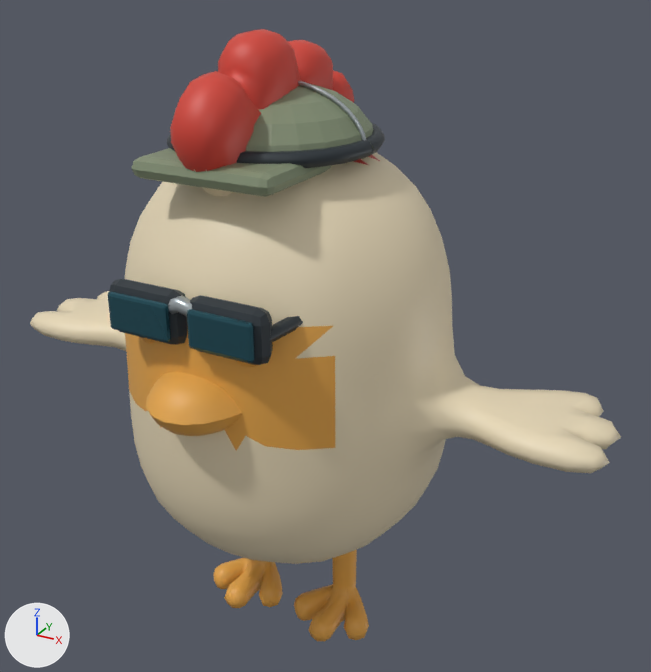
The glTF model assets/models/menu/chicken.glb as it was, and as the next commit left it.
Before and after are seen from a 50 mm lens placed at (1.258, -2.122, 2.04), pointed at (0.056, 0.063, 0.947). Lighting does not change. The marker at lower left points along +X, +Y and +Z. The first picture is the older version. Where no turn or scale is listed for an object, it has been applied to the vertices. Vertices at exactly the same position are counted once.

The first picture shows 'ChickenMesh', 'accessory_eyewear', 'accessory_headwear'.
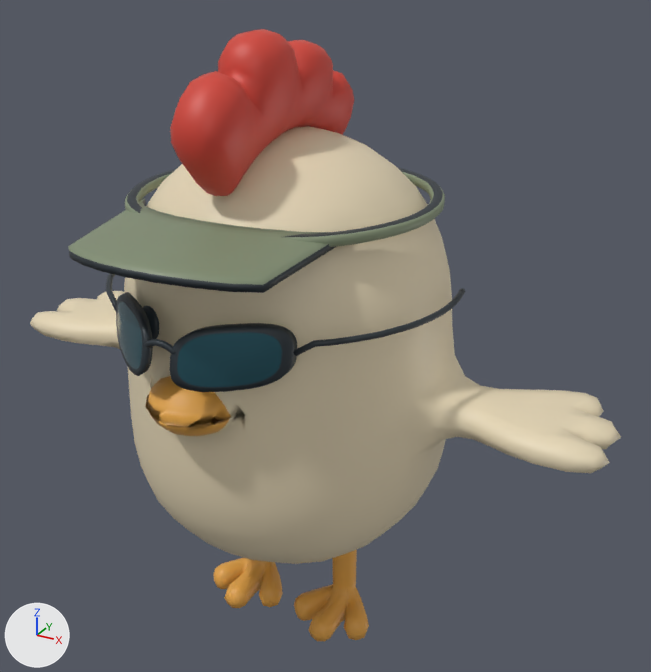
Pixel boxes (x1, y1, x2, y2) of what changed, in the pictures (651 x 672 px):
'accessory_headwear', reshaped (49% wider, 9% taller): before (132, 81, 385, 197); after (68, 167, 445, 293)
'accessory_eyewear', reshaped, moved: before (108, 279, 303, 365); after (106, 273, 465, 392)
part 1 of me_chickenmesh, reshaped: before (145, 391, 242, 432); after (152, 372, 242, 434)
part 2 of me_chickenmesh, recoloured (darker): before (194, 169, 232, 196); after (194, 129, 346, 196)
part 3 of me_chickenmesh, recoloured: before (354, 155, 380, 166); after (248, 126, 380, 169)
part 4 of me_chickenmesh, recoloured: before (125, 324, 335, 451); after (128, 292, 335, 451)
part 5 of me_chickenmesh, recoloured: before (141, 337, 257, 367); after (142, 306, 159, 339)
part 6 of me_chicken_micro_aviators_bridge, rebuilt (52% narrower, 27% taller): before (109, 279, 187, 345); after (116, 292, 153, 376)
part 7 of me_chicken_micro_aviators_bridge, added: after (170, 323, 297, 392)
part 8 of me_chicken_micro_aviators_bridge, added: after (144, 339, 175, 355)
part 9 of me_chicken_micro_aviators_bridge, added: after (106, 273, 117, 311)
part 10 of me_chicken_micro_aviators_bridge, added: after (293, 288, 465, 356)
part 11 of me_chicken_micro_aviators_bridge, deleted: before (168, 296, 192, 317)
part 12 of me_chicken_micro_aviators_bridge, deleted: before (108, 292, 303, 365)

Edits to the bpy script that builds the scene:
```text
Change me_chickenmesh:
    remove me_chickenmesh.from_pydata(...)  # 1972 vertices, 3916 faces; spans x -0.95..0.95, y -0.64..0.76, z 0.0..1.84
    add me_chickenmesh.from_pydata(...)  # 2045 vertices, 4080 faces; spans x -0.95..0.95, y -0.64..0.76, z 0.0..1.84
    me_chickenmesh part 1: 7 vertices removed from x -0.12..0.12, y -0.64..-0.56, z 0.98; 80 vertices added at x -0.13..0.13, y -0.54, z 0.9..1.06
    me_chickenmesh part 2: 89 faces spanning x -0.06..0.06, y -0.46..0.24, z 1.47..1.56 switch from mat_chicken___warm_ivory to mat_chicken___terracotta_comb
    me_chickenmesh part 3: 40 faces spanning x -0.25..0.25, y -0.3..0.2, z 1.5..1.59 switch from mat_chicken___terracotta_comb to mat_chicken___warm_ivory
    me_chickenmesh part 4: 118 faces spanning x -0.33..0.33, y -0.53..-0.35, z 0.87..1.21 switch from mat_chicken___ochre_beak_and_feet to mat_chicken___warm_ivory
    me_chickenmesh part 5: 384 faces spanning x -0.2..0.2, y -0.51..-0.47, z 1.1..1.2 switch from mat_chicken___ochre_beak_and_feet to mat_graphite___frames_and_webbing
Change me_chicken_micro_aviators_bridge:
    remove me_chicken_micro_aviators_bridge.from_pydata(...)  # 235 vertices, 418 faces; spans x -0.282..0.282, y -0.57..-0.145, z 1.128..1.273
    remove me_chicken_micro_aviators_bridge.materials.append(mat_hardware___brushed_titanium)  # grey #afb8bc
    add me_chicken_micro_aviators_bridge.from_pydata(...)  # 1148 vertices, 2276 faces; spans x -0.493..0.517, y -0.669..0.034, z 1.124..1.274
    me_chicken_micro_aviators_bridge part 6: the loose piece of 44 vertices spanning x -0.233..-0.007, y -0.553..-0.488, z 1.128..1.272 is rebuilt with 386 vertices and now spans x -0.251..-0.021, y -0.669..-0.472, z 1.124..1.274
    me_chicken_micro_aviators_bridge part 7: a new loose piece of 386 vertices spanning x 0.049..0.279, y -0.669..-0.471, z 1.124..1.274
    me_chicken_micro_aviators_bridge part 8: a new loose piece of 136 vertices spanning x -0.034..0.061, y -0.661..-0.64, z 1.21..1.243, in mat_graphite___frames_and_webbing_001 (greyish blue #2c353b)
    me_chicken_micro_aviators_bridge part 9: a new loose piece of 120 vertices spanning x -0.493..-0.246, y -0.493..0.034, z 1.192..1.232, in mat_graphite___frames_and_webbing_001 (greyish blue #2c353b)
    me_chicken_micro_aviators_bridge part 10: a new loose piece of 120 vertices spanning x 0.273..0.517, y -0.492..0.033, z 1.192..1.232, in mat_graphite___frames_and_webbing_001 (greyish blue #2c353b)
    me_chicken_micro_aviators_bridge part 11: the loose piece of 18 vertices spanning x -0.051..0.051, y -0.57..-0.512, z 1.215..1.273 is deleted
    me_chicken_micro_aviators_bridge part 12: 173 vertices removed from x -0.282..0.282, y -0.567..-0.145, z 1.128..1.272
    remove me_chicken_micro_aviators_bridge.materials.append(mat_graphite___frames_and_webbing)  # greyish blue #2c353b
    add me_chicken_micro_aviators_bridge.materials.append(mat_graphite___frames_and_webbing_001)  # greyish blue #2c353b
Change me_chicken_forage_cap_crown:
    remove me_chicken_forage_cap_crown.from_pydata(...)  # 698 vertices, 1306 faces; spans x -0.282..0.282, y -0.462..0.192, z 1.507..1.721
    add me_chicken_forage_cap_crown.from_pydata(...)  # 962 vertices, 1920 faces; spans x -0.431..0.429, y -0.728..0.378, z 1.352..1.43
    me_chicken_forage_cap_crown part 13: 698 vertices removed from x -0.282..0.282, y -0.462..0.192, z 1.507..1.721; 962 vertices added at x -0.431..0.429, y -0.728..0.378, z 1.352..1.43
    remove me_chicken_forage_cap_crown.materials.append(mat_hardware___brushed_titanium)  # grey #afb8bc
    remove me_chicken_forage_cap_crown.materials.append(mat_graphite___frames_and_webbing)  # greyish blue #2c353b
    add me_chicken_forage_cap_crown.materials.append(mat_graphite___frames_and_webbing_001)  # greyish blue #2c353b
Change ob_accessory_eyewear:
    ob_accessory_eyewear.location: (0.0, 0.0, 0.0) -> (-0.014, 0.018, -0.049)
```
